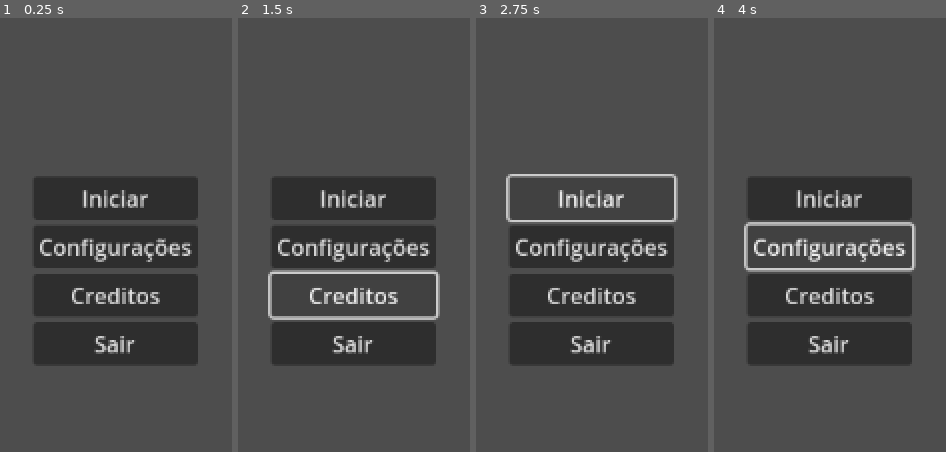
Above: before the commit, frames 1-4 (left to right).
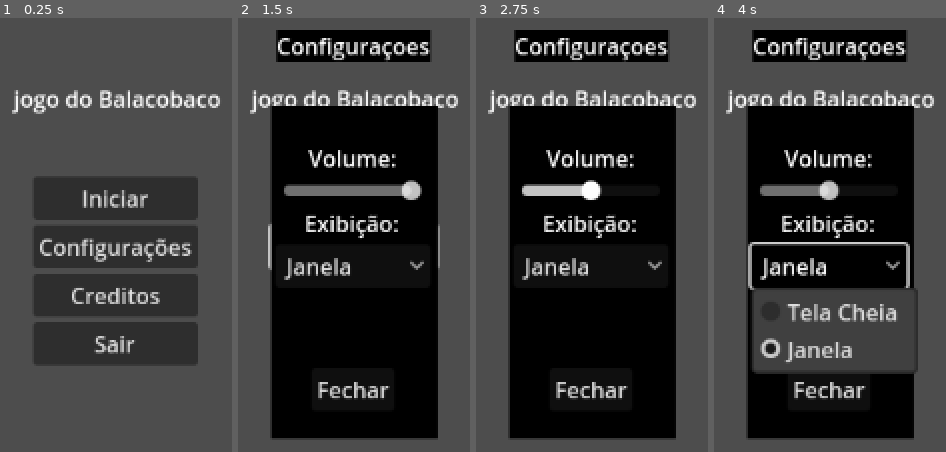
Above: after the commit, the same moments.

Repository: gsmereka/42-Game-Jam
Game: Godot game, scene res://Scenes/UI/Menu/menu.tscn
Two runs of this game, one before a commit and one after it. Both use one fixed random seed, a clock stepped at 60 frames per second and the inputs below. The project has no main scene, so this scene is started directly.
Inputs (mouse positions are in pixels of both pictures, inside the frame that each line leads up to):
- Up to frame 1 (0.25 s): no input
- Up to frame 2 (1.5 s): click "Configurações" at 0.5 s; click "Creditos" at 1.25 s
- Up to frame 3 (2.75 s): click "Iniciar" at 2 s
- Up to frame 4 (4 s): click "Iniciar" at 2.75 s; click (830, 265) at 3.5 s, where only the run after the commit has a clickable "Janela"

The runs differ from the first frame. In frame 1, 2.0% of the frame differs, in the area x 5-95%, y 16-23%; in frame 2, 61%, in the area x 5-95%, y 2-97%; in frame 3, 61%; in frame 4, 51%.

Commit message:
feat: config menu

Diff:
--- a/Scenes/UI/Config/screen_button.gd
+++ b/Scenes/UI/Config/screen_button.gd
@@ -1,6 +1,7 @@
 extends OptionButton
 
-
+# Durante o modo de edição, o botao de fullscreen so funciona se nas configurações,
+# o jogo começar como tela cheia
 func _on_item_selected(index: int) -> void:
 	if index == 0:
 		DisplayServer.window_set_mode(DisplayServer.WINDOW_MODE_FULLSCREEN, 0)
--- /dev/null
+++ b/Scenes/UI/Menu/menu.gd
@@ -0,0 +1,21 @@
+extends Control
+
+
+func _on_start_pressed() -> void:
+	pass # Replace with function body.
+
+
+func _on_config_pressed() -> void:
+	var node = preload("res://Scenes/UI/Config/config.tscn")
+	var config = node.instantiate()
+	add_child(config)
+	pass # Replace with function body.
+
+
+func _on_credits_pressed() -> void:
+	pass # Replace with function body.
+
+
+func _on_exit_pressed() -> void:
+	get_tree().quit()
+	pass # Replace with function body.
--- a/Scenes/UI/Menu/menu.tscn
+++ b/Scenes/UI/Menu/menu.tscn
@@ -1,4 +1,6 @@
-[gd_scene format=3 uid="uid://dl6nhc1603s8e"]
+[gd_scene load_steps=2 format=3 uid="uid://dl6nhc1603s8e"]
+
+[ext_resource type="Script" uid="uid://bchvnm11rvshb" path="res://Scenes/UI/Menu/menu.gd" id="1_vf0ft"]
 
 [node name="Menu" type="Control"]
 layout_mode = 3
@@ -7,6 +9,22 @@
 anchor_bottom = 1.0
 grow_horizontal = 2
 grow_vertical = 2
+script = ExtResource("1_vf0ft")
+
+[node name="Label" type="Label" parent="."]
+layout_mode = 1
+anchors_preset = 8
+anchor_left = 0.5
+anchor_top = 0.5
+anchor_right = 0.5
+anchor_bottom = 0.5
+offset_left = -73.5
+offset_top = -136.0
+offset_right = 89.5
+offset_bottom = -113.0
+grow_horizontal = 2
+grow_vertical = 2
+text = "jogo do Balacobaco"
 
 [node name="VBoxContainer" type="VBoxContainer" parent="."]
 layout_mode = 1
@@ -22,19 +40,24 @@
 grow_horizontal = 2
 grow_vertical = 2
 
-[node name="Button" type="Button" parent="VBoxContainer"]
+[node name="Start" type="Button" parent="VBoxContainer"]
 layout_mode = 2
 text = "Iniciar"
 
-[node name="Button2" type="Button" parent="VBoxContainer"]
+[node name="Config" type="Button" parent="VBoxContainer"]
 layout_mode = 2
 text = "Configurações"
 
-[node name="Button3" type="Button" parent="VBoxContainer"]
+[node name="Credits" type="Button" parent="VBoxContainer"]
 layout_mode = 2
 text = "Creditos"
 
-[node name="Button4" type="Button" parent="VBoxContainer"]
+[node name="Exit" type="Button" parent="VBoxContainer"]
 layout_mode = 2
 text = "Sair
 "
+
+[connection signal="pressed" from="VBoxContainer/Start" to="." method="_on_start_pressed"]
+[connection signal="pressed" from="VBoxContainer/Config" to="." method="_on_config_pressed"]
+[connection signal="pressed" from="VBoxContainer/Credits" to="." method="_on_credits_pressed"]
+[connection signal="pressed" from="VBoxContainer/Exit" to="." method="_on_exit_pressed"]
--- a/project.godot
+++ b/project.godot
@@ -14,10 +14,6 @@
 config/features=PackedStringArray("4.4", "GL Compatibility")
 config/icon="res://icon.svg"
 
-[display]
-
-window/size/mode=3
-
 [rendering]
 
 renderer/rendering_method="gl_compatibility"
Not shown, added: Scenes/UI/Menu/menu.gd.uid
